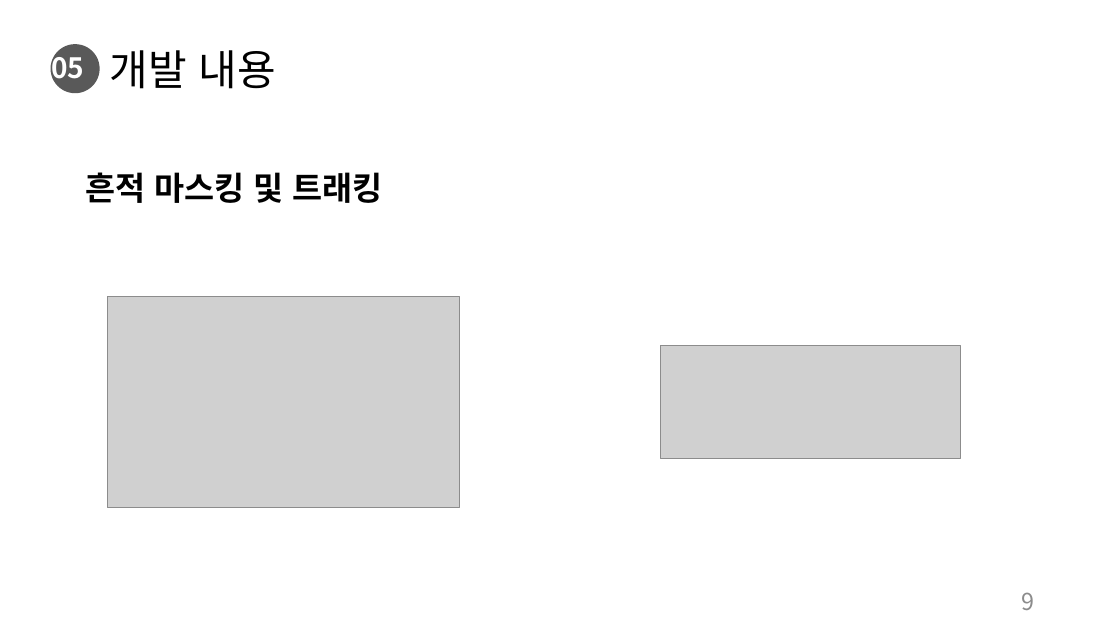
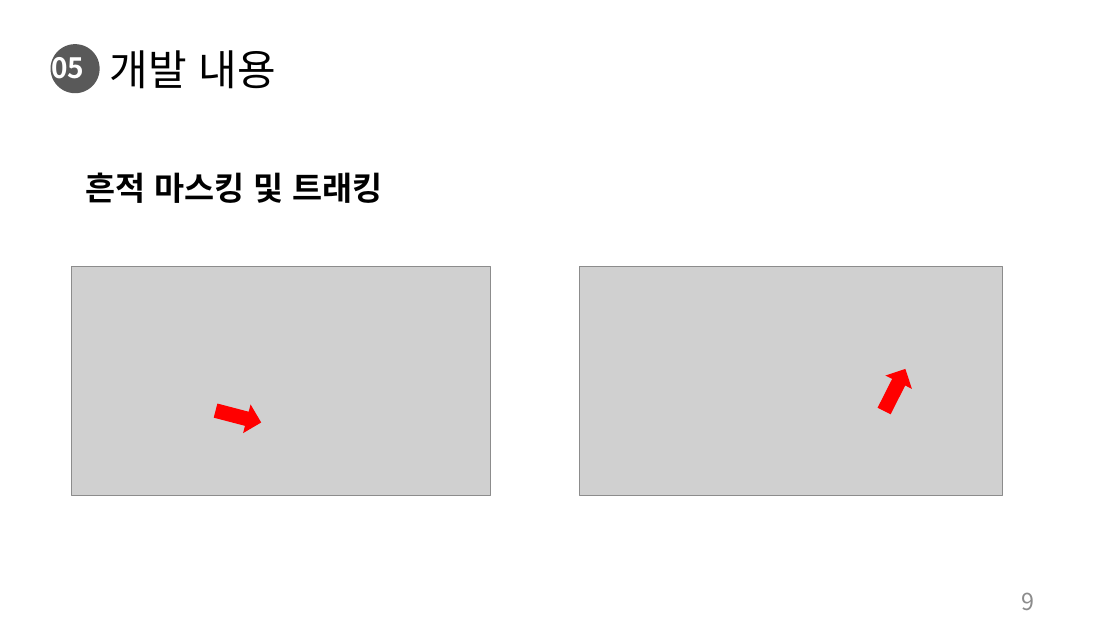
Before and after one commit to charobe/HDB, a slide deck: slide 9 of 조영욱/기획서/종설1/하자드바이오_조영욱_이현수_정진봉.pptx. Drawn at 1120x630 pixels with LibreOffice and Linux fonts; fonts in the diff are those of the drawing; grey boxes stand for pictures. Boxes give left, top, right and bottom in pixels: in the first picture for what was removed or moved away, otherwise in the second. Text is boxed around its words. In the diff, an @@ line names an element or a change of style, - is before the commit and + after.

```diff
--- a/조영욱/기획서/종설1/하자드바이오_조영욱_이현수_정진봉.pptx
+++ b/조영욱/기획서/종설1/하자드바이오_조영욱_이현수_정진봉.pptx
@@ picture: place and size @@
-picture at [108, 297, 460, 508]
+picture at [71, 266, 491, 495]
@@ picture added at [580, 266, 1003, 495] @@
@@ picture removed at [661, 345, 960, 458] @@
@@ right arrow added at [873, 364, 917, 416], fill #FF0000, outline #FF0000 1 pt @@
@@ right arrow added at [212, 398, 263, 435], fill #FF0000, outline #FF0000 1 pt @@
```
Also in this commit, not shown: 4 other slides changed, 1 slide removed, 1 other file.
